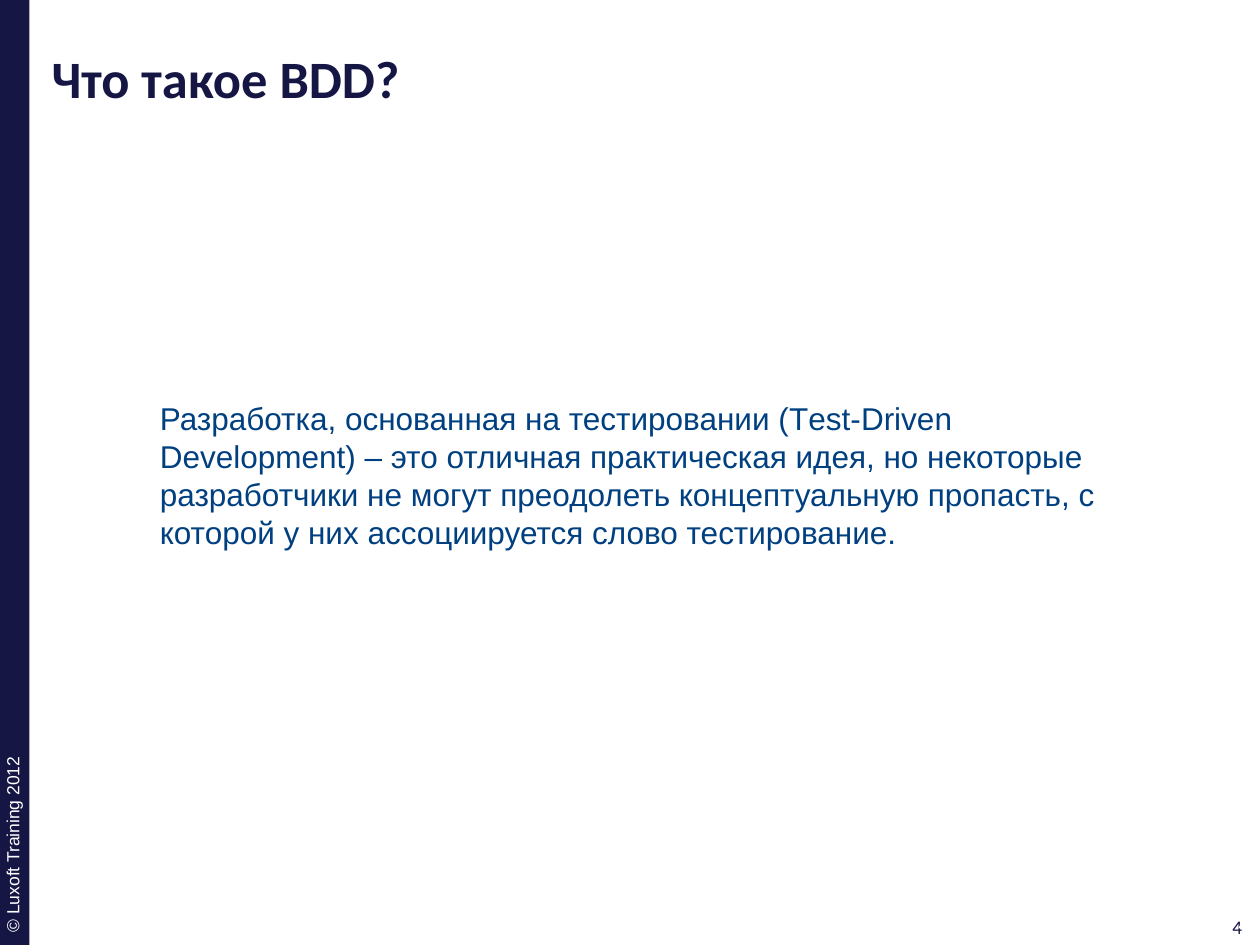
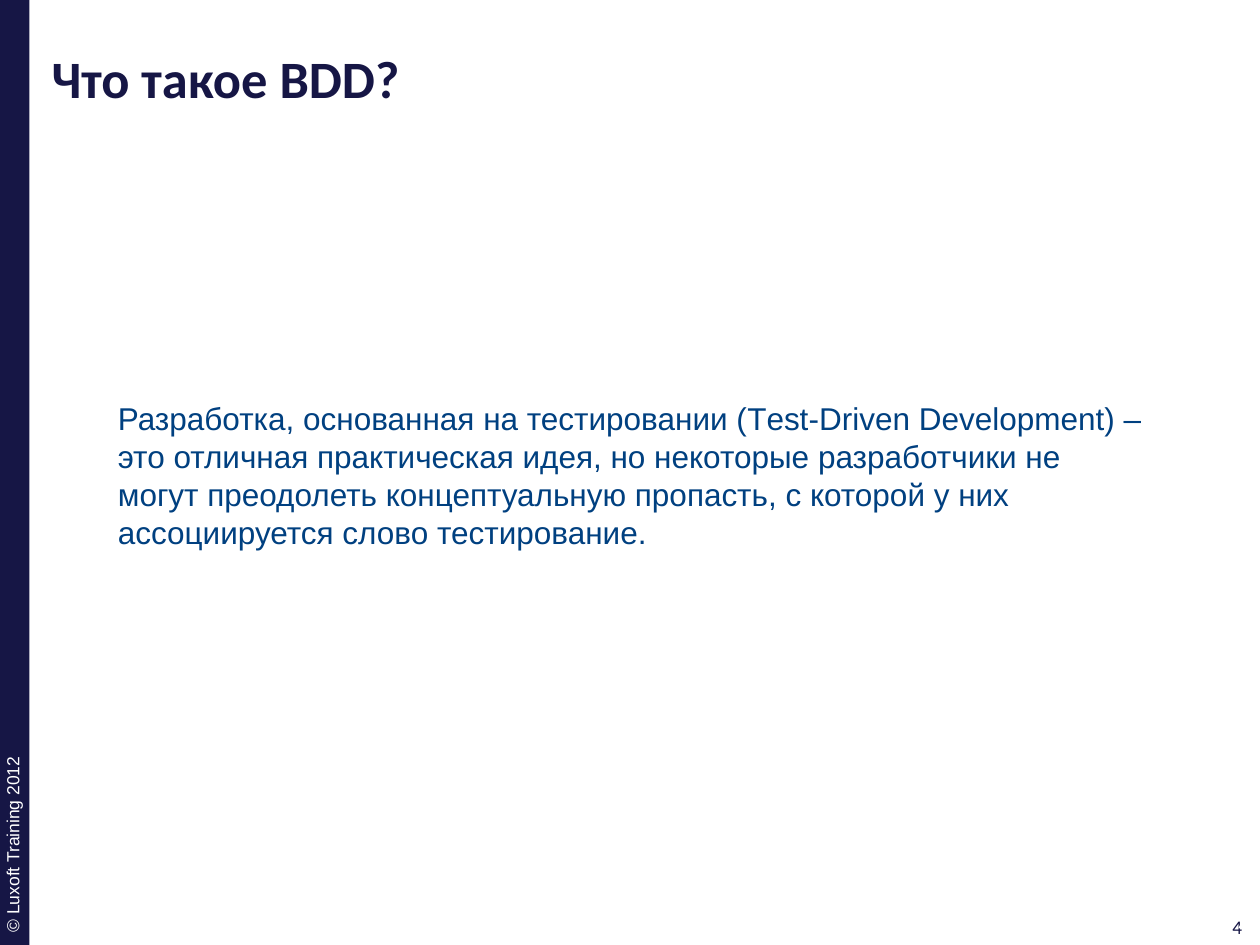
Before and after one commit to ivan-dyachenko/Trainings, a slide deck: slide 4 of Test Driven Development/materials/pptx/7. TDD-BDD.pptx. Drawn at 1260x945 pixels with LibreOffice and Linux fonts; fonts in the diff are those of the drawing; background and template pictures are left out. Boxes give left, top, right and bottom in pixels: in the first picture for what was removed or moved away, otherwise in the second. Text is boxed around its words. In the diff, an @@ line names an element or a change of style, - is before the commit and + after.

```diff
--- a/Test Driven Development/materials/pptx/7. TDD-BDD.pptx
+++ b/Test Driven Development/materials/pptx/7. TDD-BDD.pptx
@@ text "Разработка, основанная на тестировании (Test-Driven ..." rewrapped from [160,407,1095,550] to [118,407,1115,550] @@
```
Also in this commit, not shown: 3 other slides changed, 3 other files.
